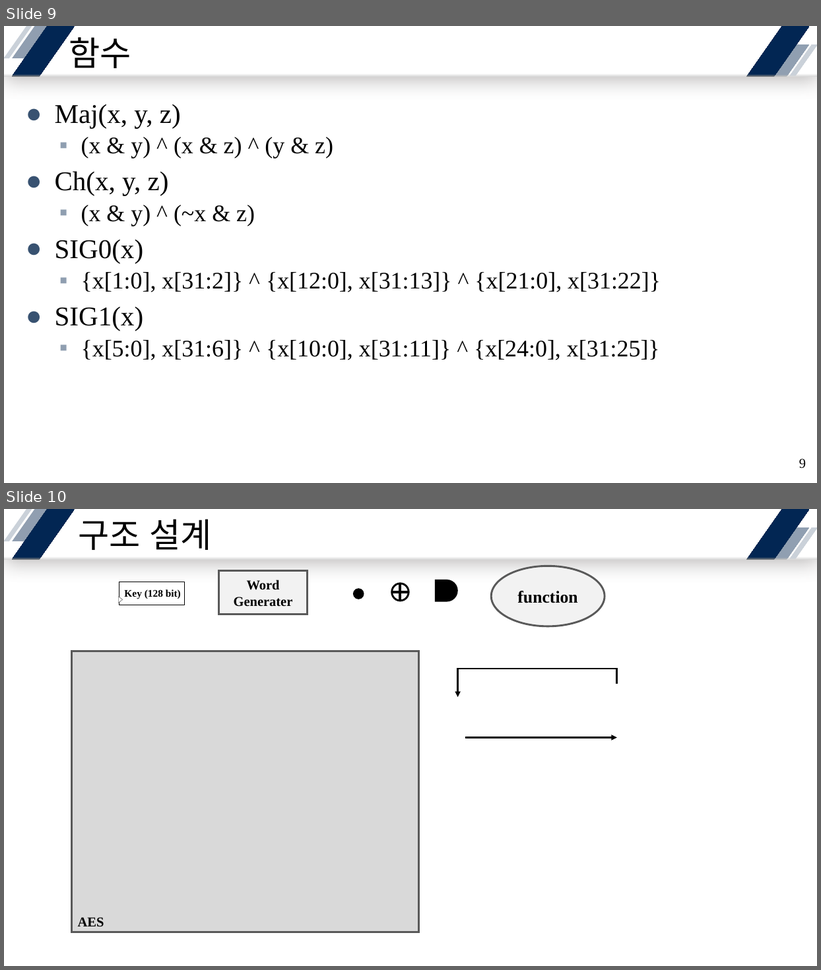
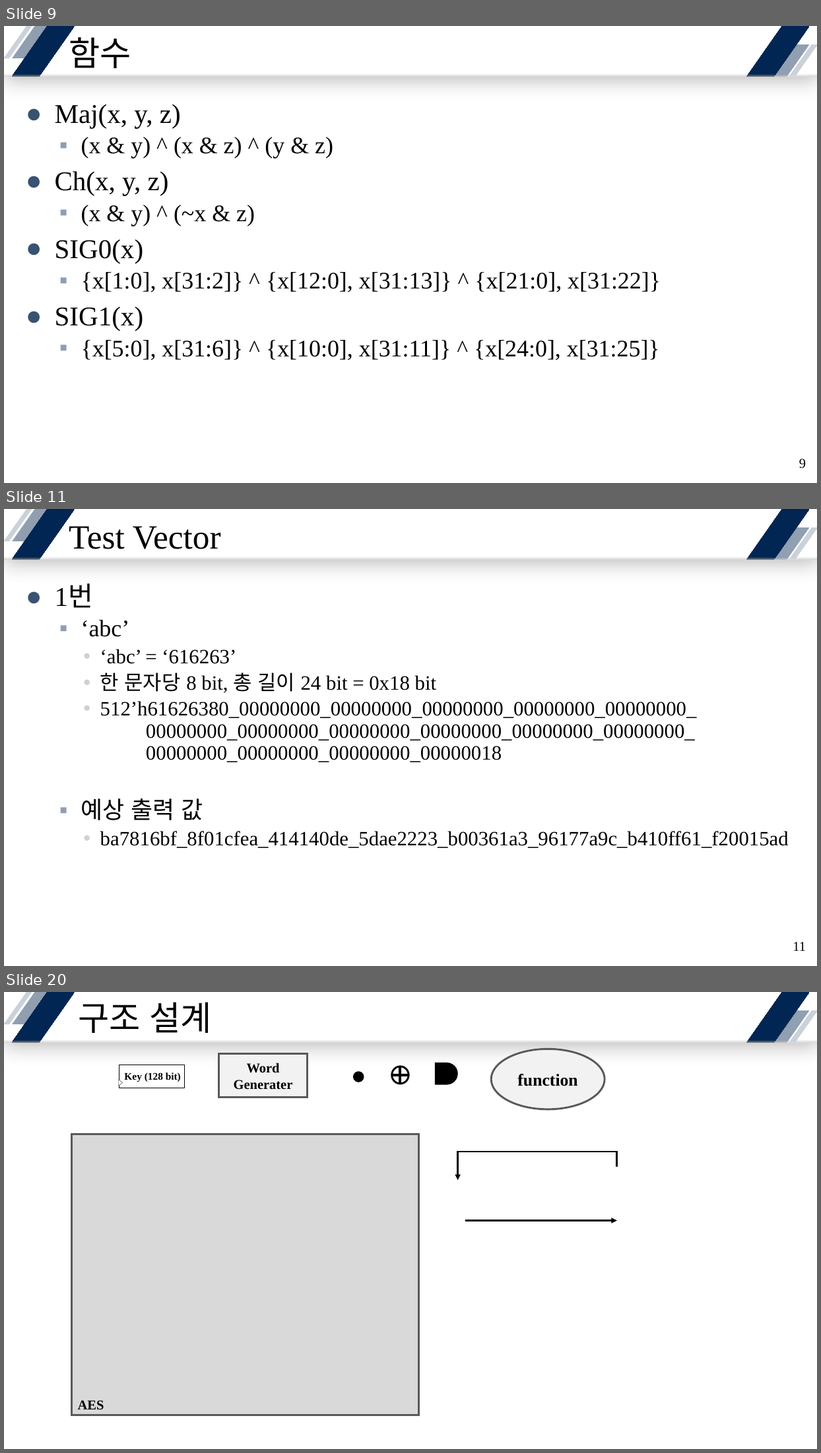
Before and after one commit to yuyu0830/FPGA_AES128, a slide deck: SHA/SHA256/Presentation/SHA256.pptx. Shown one above the other, each under a label of ours: slides 9 and 10 before the commit, slides 9, 11 and 20 after it; the slides between them are not shown. The pictures are 821x970 and 821x1453 pixels, drawn with LibreOffice and Linux fonts; fonts in the diff are those of the drawing. Boxes give left, top, right and bottom in pixels: in the first picture for what was removed or moved away, otherwise in the second. Text is boxed around its words. In the diff, an @@ line names an element or a change of style, - is before the commit and + after.

```diff
--- a/SHA/SHA256/Presentation/SHA256.pptx
+++ b/SHA/SHA256/Presentation/SHA256.pptx
@@ slide 11 added at (x1=4, y1=509, x2=817, y2=966), background #FFFFFF; not listed: 7 template elements that a slide beside it also shows @@
@@ title added at (x1=69, y1=526, x2=221, y2=549), 40 pt, text #000000 @@
+Test Vector
@@ text added at (x1=55, y1=585, x2=789, y2=848), 24 pt, text #000000 @@
+● 1번
+  ▪ ‘abc’
+    • ‘abc’ = ‘616263’
+    • 한 문자당 8 bit, 총 길이 24 bit = 0x18 bit
+    • 512’h61626380_00000000_00000000_00000000_00000000_00000000_
+      00000000_00000000_00000000_00000000_00000000_00000000_
+      00000000_00000000_00000000_00000018
+  ▪ 예상 출력 값
+    • ba7816bf_8f01cfea_414140de_5dae2223_b00361a3_96177a9c_b410ff61_f20015ad
@@ page number added at (x1=793, y1=942, x2=806, y2=951), 16 pt, text #000000 @@
+11
@@ what was slide 10 is now slide 20 @@
```
Also in this commit, not shown: 5 slides changed, 9 other slides added, 17 other files.
